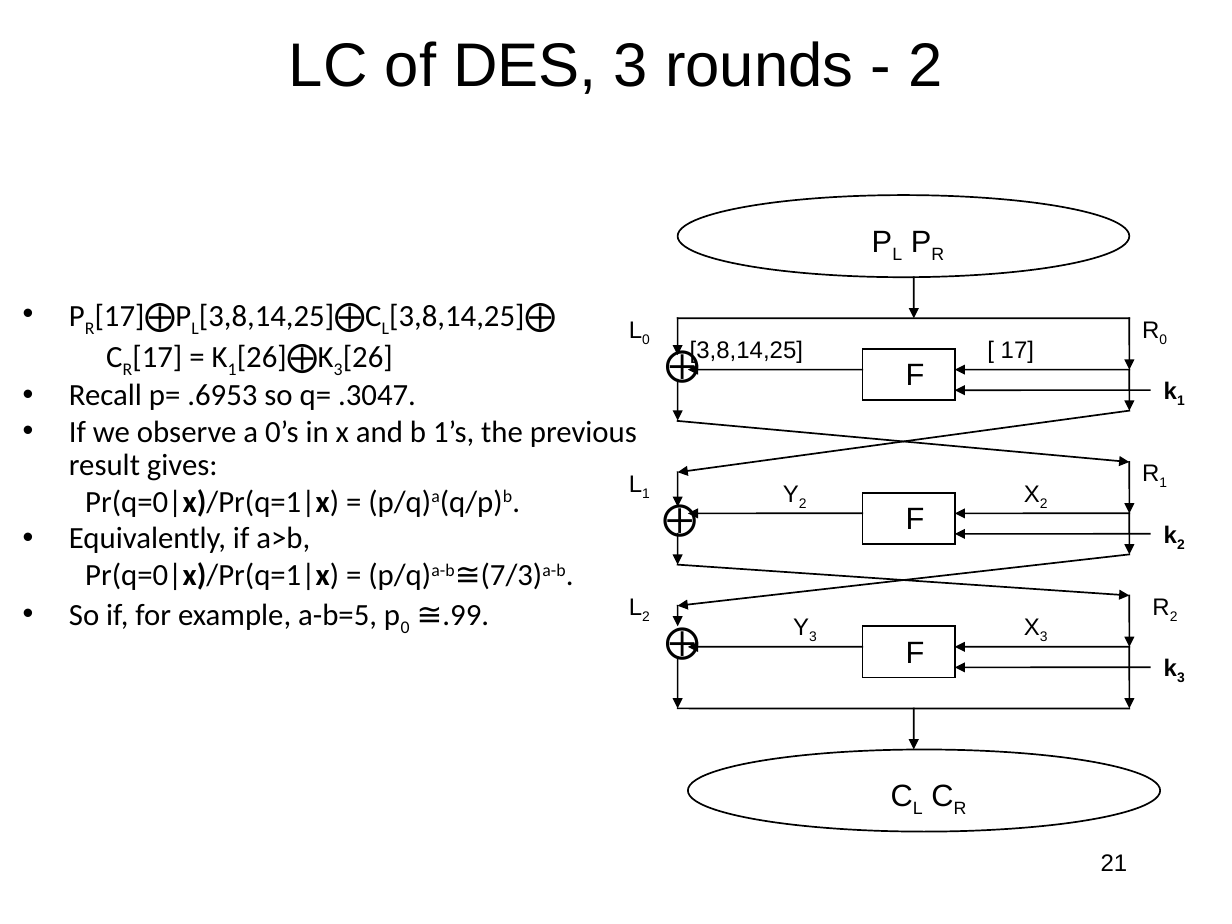
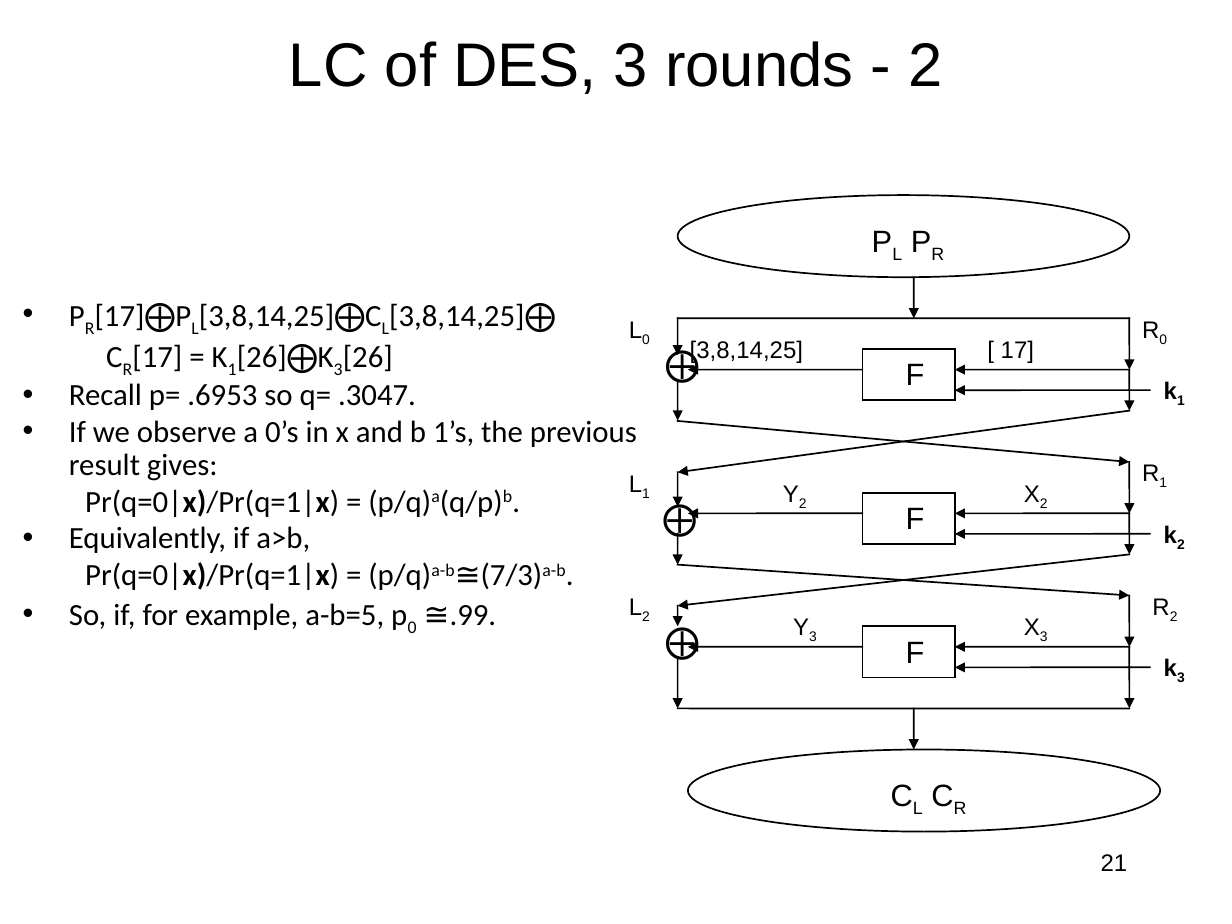
Before and after one commit to jlmucb/class_notes, a slide deck: slide 21 of BerkeleyClass/CS290Spring2013/Lectures/Cryptoclass4.pptx. Drawn at 1232x924 pixels with LibreOffice and Linux fonts; fonts in the diff are those of the drawing. Boxes give left, top, right and bottom in pixels: in the first picture for what was removed or moved away, otherwise in the second. Text is boxed around its words. In the diff, an @@ line names an element or a change of style, - is before the commit and + after.

```diff
--- a/BerkeleyClass/CS290Spring2013/Lectures/Cryptoclass4.pptx
+++ b/BerkeleyClass/CS290Spring2013/Lectures/Cryptoclass4.pptx
@@ text at bbox=[69, 603, 497, 630]: text changed @@
-• So if, for example, a-b=5, p0 ≅.99.
+• So, if, for example, a-b=5, p0 ≅.99.
```
Also in this commit, not shown: 4 other slides changed.
